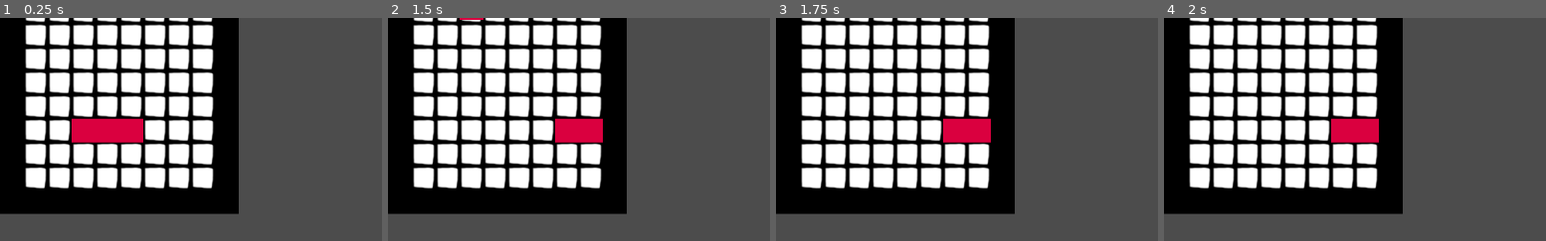
Above: before the commit, frames 1-4 (left to right).
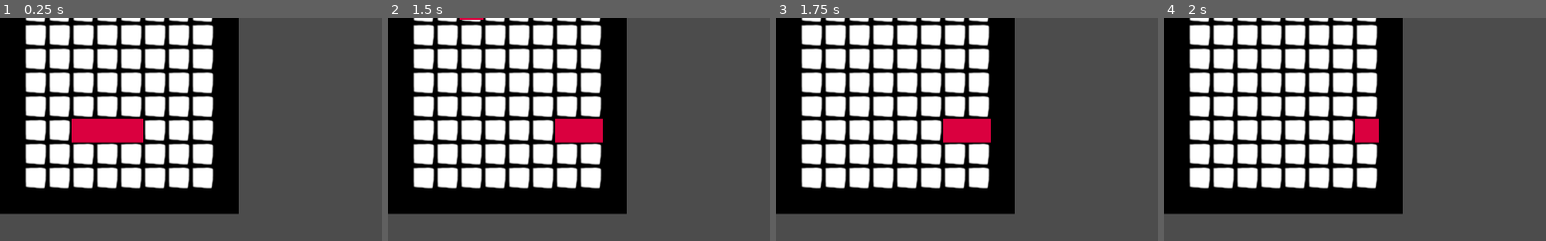
Above: after the commit, the same moments.

Repository: Denomycor/GSD1
Game: Godot game, scene res://source/board/Board.tscn
The game is run twice, just before and just after one commit, with the same random seed, the same clock (stepped at 60 frames per second) and the same inputs. The project has no main scene, so this scene is started directly.
Inputs:
- Up to frame 1 (0.25 s): no input
- Up to frame 2 (1.5 s): tap Enter at 0.5 s
- Up to frame 3 (1.75 s): no input
- Up to frame 4 (2 s): no input
The pictures show only the part of the screen within x 0-50%, y 20-70%; the shares and areas given below are measured in that part.

Frames 1-3 are identical in both runs. In frame 4, 0.7% of the frame differs, in the area x 43-50%, y 44-56%.

Commit message:
added id feature and update_subs_table function

Diff:
--- a/project.godot
+++ b/project.godot
@@ -15,9 +15,9 @@
 "path": "res://source/board/Board.gd"
 }, {
 "base": "Reference",
-"class": "Effect",
+"class": "Effects",
 "language": "GDScript",
-"path": "res://source/pieces/Effect.gd"
+"path": "res://source/pieces/Effects.gd"
 }, {
 "base": "Position2D",
 "class": "Piece",
@@ -26,7 +26,7 @@
 } ]
 _global_script_class_icons={
 "Board": "",
-"Effect": "",
+"Effects": "",
 "Piece": ""
 }
 
--- a/source/Helper.gd
+++ b/source/Helper.gd
@@ -1,16 +1,17 @@
 extends Reference
 
 
-static func create_null_matrix(x, y):
+static func create_matrix(x, y, value):
 	var temp = []
 	for i in range(y):
-		temp.append(create_null_array(x))
+		temp.append(create_array(x, value))
 	return temp
 
 
-static func create_null_array(x):
-	var temp = [null]
-	temp.resize(x)
+static func create_array(x, value):
+	var temp = []
+	for i in range(x):
+		temp.append(value)
 	return temp
 
 
--- a/source/board/Board.gd
+++ b/source/board/Board.gd
@@ -11,6 +11,7 @@
 var subs
 var format
 const play_speed = 0.1
+var piece_id_count := 0 # limit 9223372036854775807
 
 func _ready():
 	$Timer.wait_time = play_speed
@@ -41,6 +42,11 @@
 	yield($Timer2, "timeout")
 
 	solve([piece3, piece2, piece], [])
+
+	$Timer2.start() #temp
+	yield($Timer2, "timeout")
+
+	piece2.destroy()
 
 
 func process_move(piece, move_list, next_list):
@@ -87,16 +93,17 @@
 
 func init(format, matrix_sizes):
 	self.format = format
-	self.pieces = helper.create_null_matrix(matrix_sizes.x, matrix_sizes.y)
-	self.subs = helper.create_null_matrix(matrix_sizes.x, matrix_sizes.y)
+	self.pieces = helper.create_matrix(matrix_sizes.x, matrix_sizes.y, null)
+	self.subs = helper.create_matrix(matrix_sizes.x, matrix_sizes.y, [])
 
 
 func add_piece(piece, boardPos, team, direction):
 	piece = piece.instance()
-	piece.init(boardPos, team, self, direction, play_speed) #etc
+	piece.init(boardPos, team, self, direction, play_speed, piece_id_count) #etc
 	pieces[boardPos.x][boardPos.y] = piece
 	# ask to update subs table
 	add_child(piece)
+	piece_id_count += 1
 	return piece
 
 
--- a/source/pieces/Effect.gd
+++ /dev/null
@@ -1,7 +0,0 @@
-class_name Effect
-extends Reference
-
-var source_piece
-
-func process_effect(pieces):
-	pass
--- /dev/null
+++ b/source/pieces/Effects.gd
@@ -0,0 +1,12 @@
+class_name Effects
+extends Reference
+
+
+class ChargeEffect:
+	extends Reference
+
+	var source_piece
+
+	#returns pieces that changed state and need to be evaluated, [move_list, immediate_list]
+	func process_effect(affected_pieces):
+		pass #todo
--- a/source/pieces/Piece.gd
+++ b/source/pieces/Piece.gd
@@ -7,20 +7,28 @@
 var direction
 var boardPos
 var play_speed
+var effect
+var id
+var last_sub_indexes = []
 
 onready var tags = preload("res://source/pieces/Tags.gd")
+onready var effects = load("res://source/pieces/Effects.gd")
 
-func init(boardPos, team, board, direction, play_speed):
+
+func init(boardPos, team, board, direction, play_speed, id):
 	self.boardPos = boardPos
 	self.position = board.grid.map_to_world(boardPos)
 	self.team = team
 	self.board = board
 	self.direction = direction
 	self.play_speed = play_speed
+	self.id = id
+
 
 func add_tag_moving(moves, direction):
 	tag_list[tags.MOVING] = [moves, direction]
 	return self
+
 
 func move():
 	boardPos += tag_list[tags.MOVING][1]
@@ -33,8 +41,6 @@
 
 
 func avaiable_move():
-	#if tag_list.has(tags.MOVING):
-		#return true
 	return board.empty_pos(boardPos + tag_list[tags.MOVING][1])
 
 
@@ -45,3 +51,41 @@
 			if piece.boardPos == boardPos + tag_list[tags.MOVING][1] and piece.tag_list[tags.MOVING][1]*-1 != tag_list[tags.MOVING][1]:
 				return [piece, i]
 	return null
+
+
+func get_subscribed_pos():
+	return [boardPos+direction]
+
+
+func destroy():
+	board.remove_child(self)
+	queue_free()
+
+
+func update_subs_table():
+	var new_pos = get_subscribed_pos()
+
+	# check if update is necessary
+	var needs_update = true
+	if new_pos.size() == last_sub_indexes.size():
+		needs_update = false
+		for i in range(new_pos.size()):
+			if new_pos[i] != last_sub_indexes[id]:
+				needs_update = true
+				break
+
+	if needs_update:
+
+		# remove old subs
+		for pos in last_sub_indexes:
+			var cell = board.subs[pos.x][pos.y]
+			for i in range(cell.size()):
+				if cell[i].source_piece.id == id:
+					cell.remove(i)
+
+		# update last_sub_indexes
+		last_sub_indexes = new_pos
+
+		# new subs
+		for pos in last_sub_indexes:
+			board.subs[pos.x][pos.y].append(effect)
